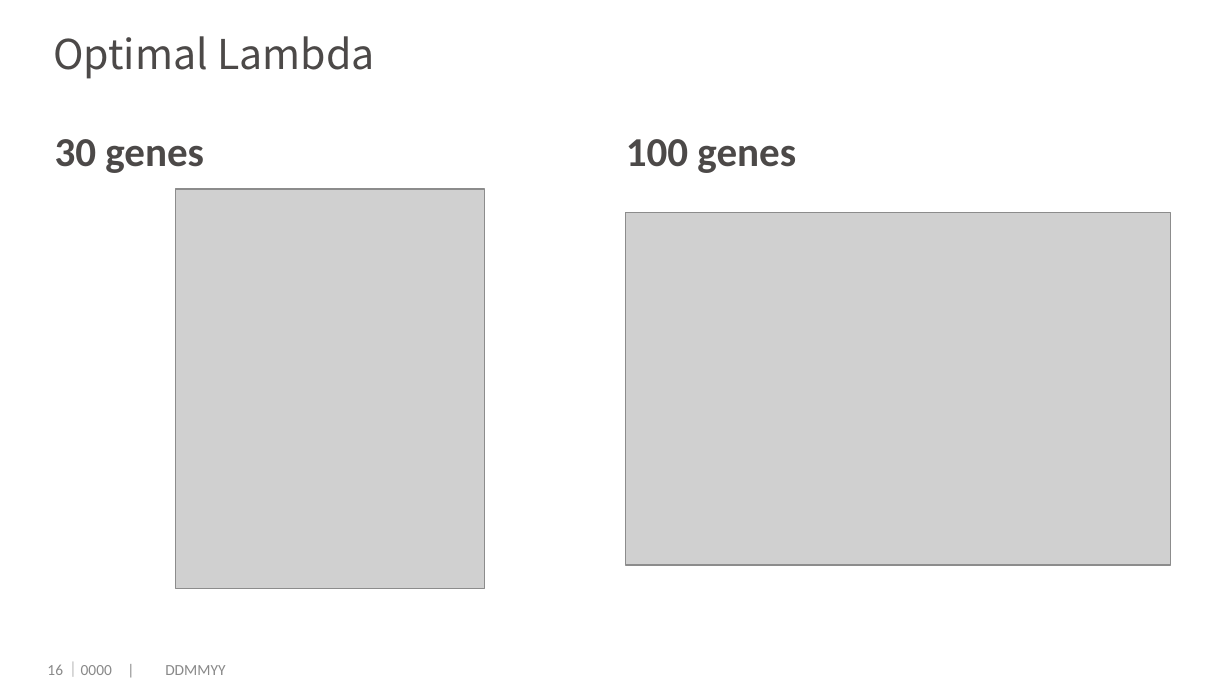
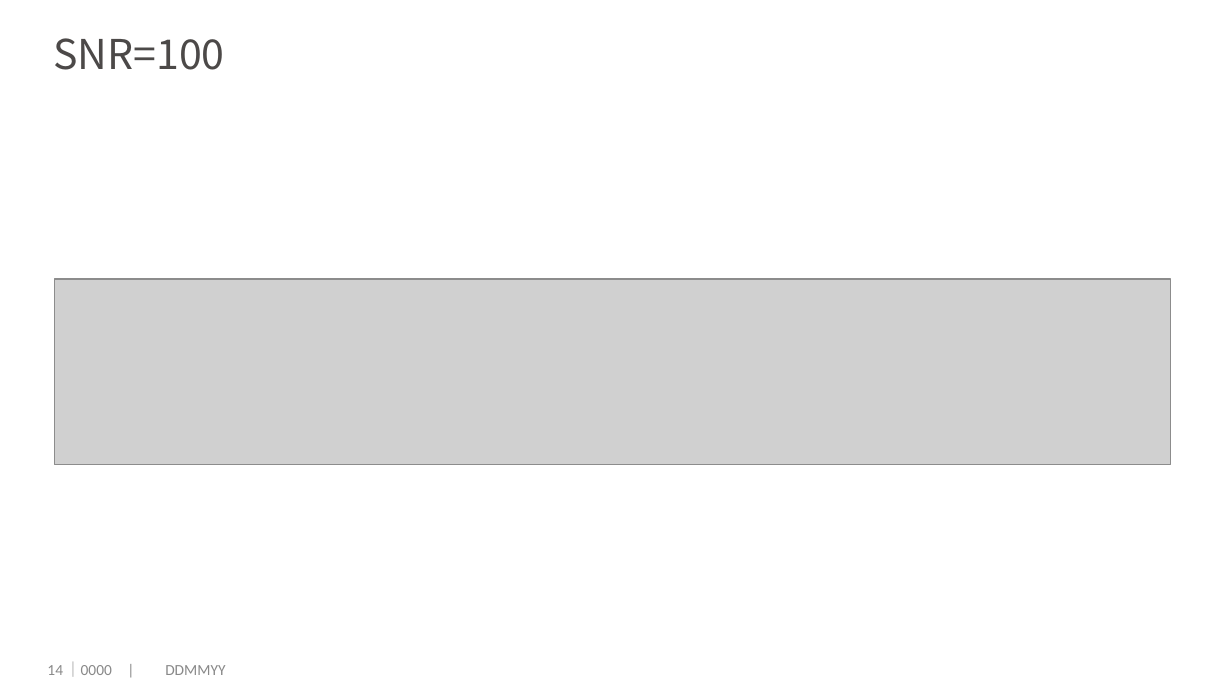
Before and after one commit to dengwx11/GroupLasso, a slide deck: slide 15 of manu & slides/814.pptx (slide 17 before the commit). Drawn at 1232x693 pixels with LibreOffice and Linux fonts; fonts in the diff are those of the drawing; grey boxes stand for pictures; background and template pictures are left out. Boxes give left, top, right and bottom in pixels: in the first picture for what was removed or moved away, otherwise in the second. Text is boxed around its words. In the diff, an @@ line names an element or a change of style, - is before the commit and + after.

```diff
--- a/manu & slides/814.pptx
+++ b/manu & slides/814.pptx
@@ title at box(53, 38, 224, 70): text changed @@
-Optimal Lambda
+SNR=100
@@ text removed at box(55, 139, 204, 173) @@
-30 genes
@@ text removed at box(626, 139, 796, 173) @@
-100 genes
@@ picture removed at box(176, 188, 485, 588) @@
@@ picture removed at box(626, 212, 1170, 564) @@
@@ picture added at box(54, 278, 1170, 464) @@
@@ page number at box(47, 665, 63, 675): text changed @@
-16
+14
```
Also in this commit, not shown: 3 other slides changed, 13 slides added, 12 slides removed, 9 other files.
